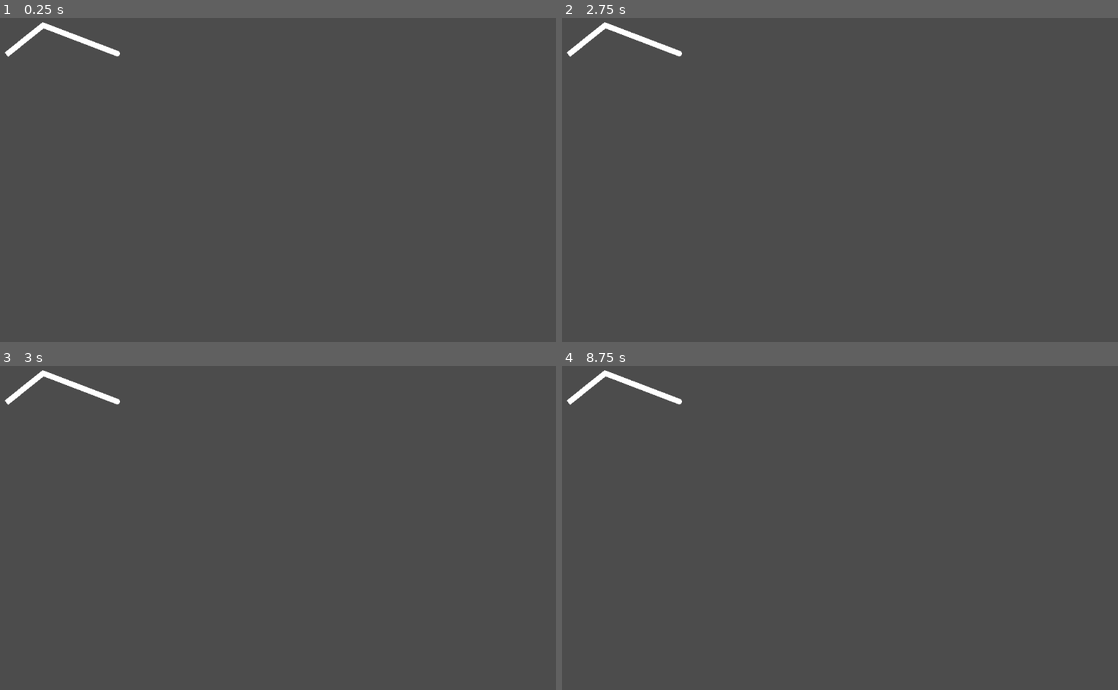
Above: before the commit, frames 1-4 (two rows, left to right).
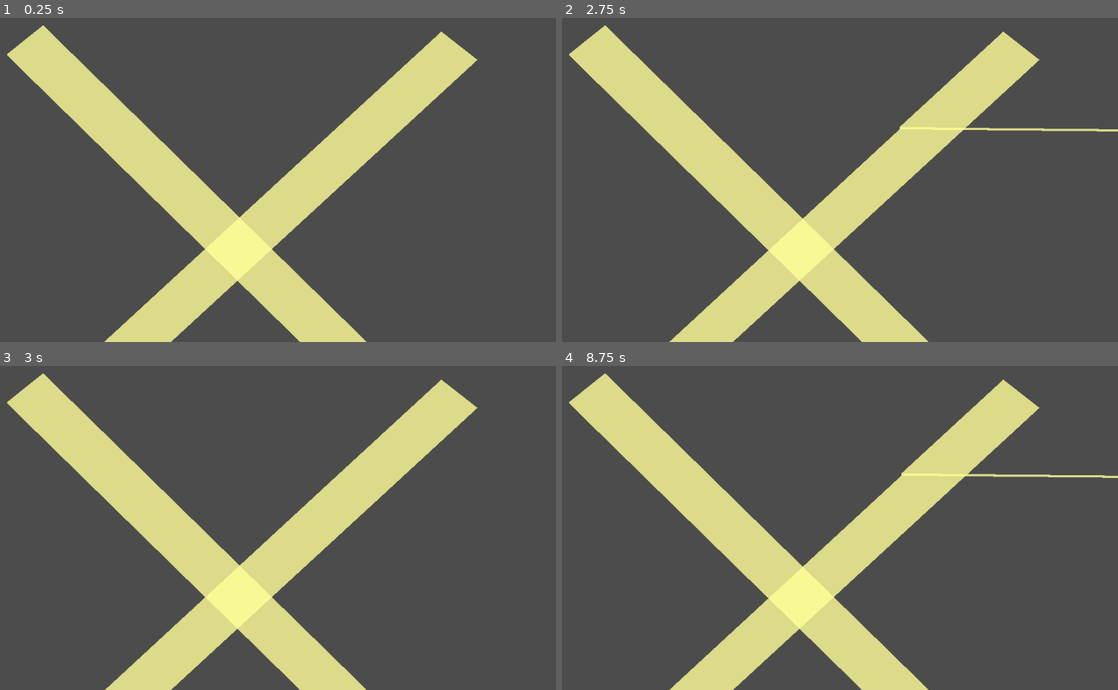
Above: after the commit, the same moments.

Repository: marc-jones/game-off-2022
Game: Godot game, scene res://nodes/PlayState.tscn
Two runs of this game, one before a commit and one after it. Both use one fixed random seed, a clock stepped at 60 frames per second and the inputs below.
Inputs:
- Up to frame 1 (0.25 s): no input
- Up to frame 2 (2.75 s): tap Enter at 0.5, 2 s; hold Right (ui_right) 0.53-1.28 s; tap Space at 1.25 s; hold Down (ui_down) 1.28-2.03 s; hold Right (ui_right) from 2.03 s (still down)
- Up to frame 3 (3 s): release Right (ui_right) at 2.78 s; hold Up (ui_up) from 2.78 s (still down)
- Up to frame 4 (8.75 s): tap Space at 3.5, 5 s; release Up (ui_up) at 3.53 s; hold Left (ui_left) 3.53-5.03 s; tap Enter at 4.25 s; hold Down (ui_down) 5.03-5.78 s; hold Right (ui_right) 5.78-6.53 s; hold Up (ui_up) 6.53-7.28 s; hold Right (ui_right) 7.28-8.03 s; hold Down (ui_down) from 8.03 s (still down)

The runs differ from the first frame. In frame 1, 22% of the frame differs, in the area x 0-86%, y 1-100%; in frame 2, 21%; in frame 3, 21%; in frame 4, 21%.

Commit message:
Beam rendering

Diff:
--- a/nodes/PlayState.tscn
+++ b/nodes/PlayState.tscn
@@ -11,7 +11,13 @@
 [node name="Origins" type="Node2D" parent="LightManager"]
 
 [node name="Line2D" type="Line2D" parent="LightManager/Origins"]
-points = PoolVector2Array( 27, 77, 93.5247, 23.491, 228, 75 )
+points = PoolVector2Array( 27, 77, 93.5247, 23.491, 201, 129 )
+default_color = Color( 1, 1, 1, 1 )
+end_cap_mode = 2
+
+[node name="Line2D2" type="Line2D" parent="LightManager/Origins"]
+position = Vector2( 788, 63 )
+points = PoolVector2Array( 28, -28, 93.5247, 23.491, 28, 84 )
 default_color = Color( 1, 1, 1, 1 )
 end_cap_mode = 2
 
--- a/scripts/LightManager.gd
+++ b/scripts/LightManager.gd
@@ -2,6 +2,10 @@
 
 const light_ray = preload("res://nodes/LightRay.tscn")
 const RAY_DENSITY = 3
+const RAY_GROUPING_MAX_DIFFERENCE = 0.01
+const MAX_ALPHA = 0.8
+
+var origin_groups = []
 
 func _ready():
 	initiate_origins()
@@ -17,19 +21,90 @@
 	if not origin_object == null:
 		ray.add_exception(origin_object)
 	add_child(ray)
+	return(ray)
 
 func initiate_origins():
+	origin_groups = []
 	for line in $Origins.get_children():
-		var start = line.get_point_position(0)
-		var end = line.get_point_position(1)
-		var direction = (line.get_point_position(2) - end).normalized()
+		var origin_rays = []
+		var start = line.get_point_position(0) + line.get_position()
+		var end = line.get_point_position(1) + line.get_position()
+		var direction = (
+			line.get_point_position(2) + line.get_position() - end
+		).normalized()
 		var spread = start.distance_to(end)
 		var spread_direction = (end - start).normalized()
 		var number_of_rays = ceil(spread / RAY_DENSITY)
 		for i in range(number_of_rays + 1):
-			add_ray(
+			var ray = add_ray(
 				start + i*(spread / number_of_rays)*spread_direction,
 				direction,
 				light_ray.instance(),
 				null
 			)
+			origin_rays.append(ray)
+		origin_groups.append(origin_rays)
+		line.hide()
+
+func _draw():
+	for ray_group in ray_groupings():
+		if len(ray_group) > 1:
+			var positions = PoolVector2Array()
+			var cast_tos = PoolVector2Array()
+			for ray in ray_group:
+				positions.append(ray.get_position())
+				if ray.is_colliding():
+					cast_tos.append(ray.get_collision_point())
+				else:
+					cast_tos.append(ray.get_position() + ray.get_cast_to())
+			# Calculate alpha
+			var alpha = calculate_alpha(
+				positions[0].distance_to(positions[-1]),
+				len(ray_group)
+			)
+			# Complete polygon
+			cast_tos.invert()
+			positions.append_array(cast_tos)
+			draw_polygon(positions, [Color(1, 1, 0.6, alpha)])
+
+func calculate_alpha(distance, ray_count):
+	return(
+		min(1.0, RAY_DENSITY / (distance / ray_count)) * MAX_ALPHA
+	)
+
+func _process(delta):
+	update()
+
+func ray_groupings():
+	var return_groupings = []
+	var ray_hierarchy = []
+	for origin_rays in origin_groups:
+		# Add the origins as a group
+		return_groupings.append(origin_rays)
+		# Establish child groups
+		var child_group = []
+		for ray in origin_rays:
+			if is_instance_valid(ray.child_ray):
+				child_group.append(ray.child_ray)
+		ray_hierarchy.append(child_group)
+	while len(ray_hierarchy) > 0:
+		var ray_group = ray_hierarchy.pop_front()
+		var child_group = []
+		var current_group = []
+		for ray in ray_group:
+			if is_instance_valid(ray.child_ray):
+				child_group.append(ray.child_ray)
+			if len(current_group) == 0:
+				current_group.append(ray)
+			else:
+				var angle = ray.get_cast_to().angle_to(current_group.back().get_cast_to())
+				if abs(angle) <= RAY_GROUPING_MAX_DIFFERENCE:
+					current_group.append(ray)
+				else:
+					return_groupings.append(current_group)
+					current_group = [ray]
+		if len(current_group) > 0:
+			return_groupings.append(current_group)
+		if len(child_group) > 0:
+			ray_hierarchy.append(child_group)
+	return(return_groupings)
